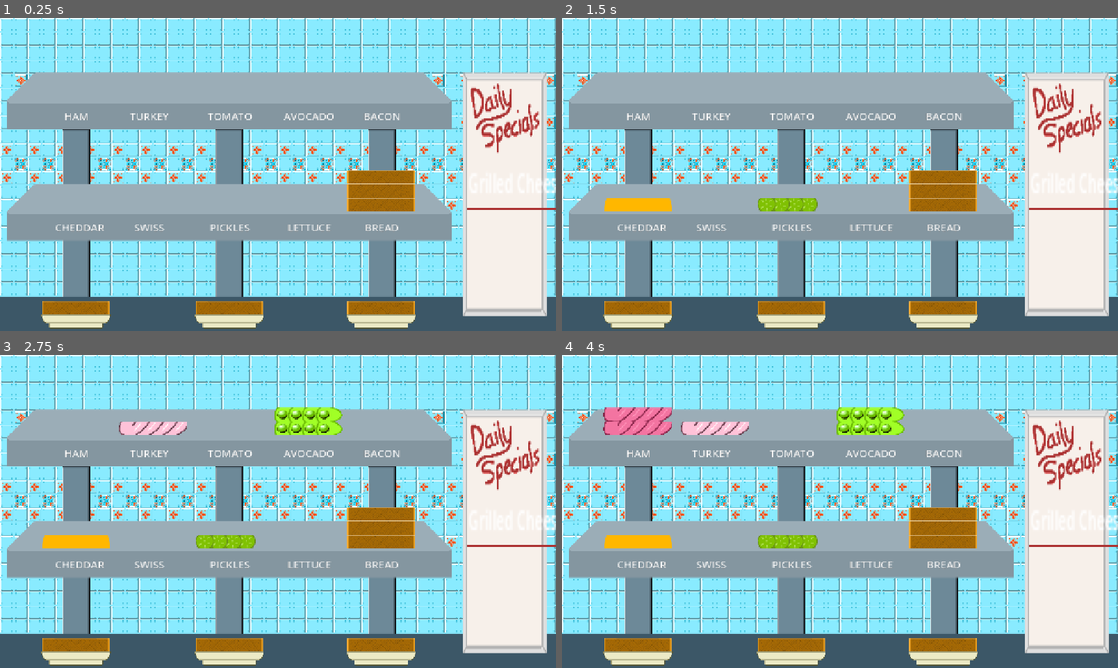
Above: before the commit, frames 1-4 (two rows, left to right).
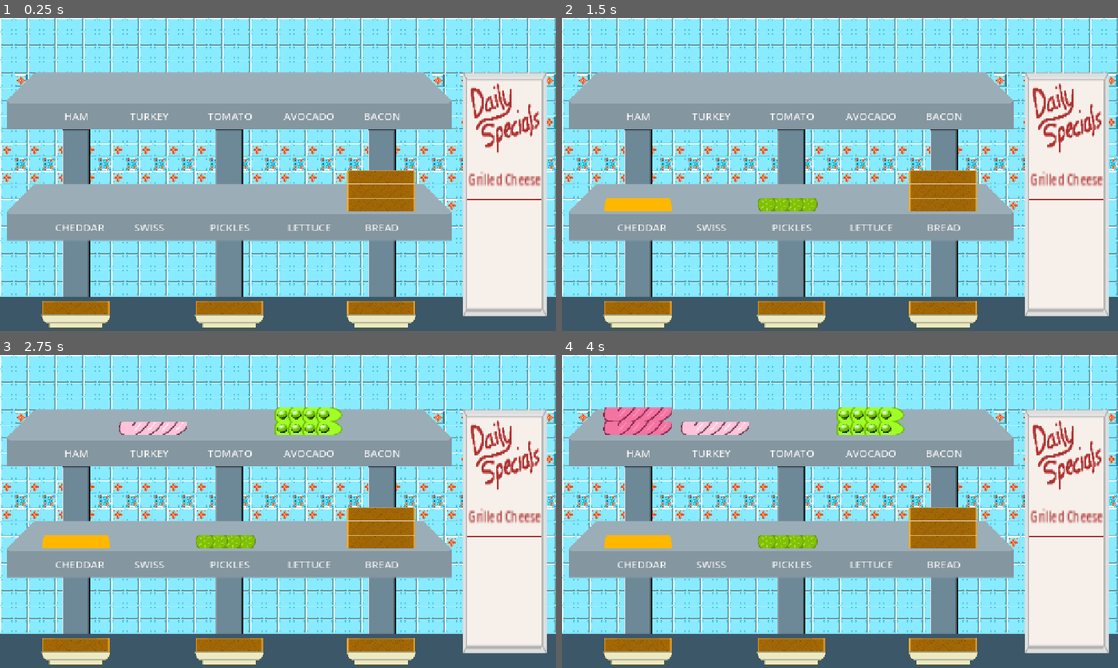
Above: after the commit, the same moments.

Repository: hachitomo/sandwich-slammer
Game: Godot game, scene res://scenes/game.tscn
Two runs of this game, one before a commit and one after it. Both use one fixed random seed, a clock stepped at 60 frames per second and the inputs below.
Inputs:
- Up to frame 1 (0.25 s): no input
- Up to frame 2 (1.5 s): tap Enter (ui_accept) at 0.5, 0.77 s; hold Right (ui_right) 0.53-1.28 s; hold Down (ui_down) from 1.28 s (still down)
- Up to frame 3 (2.75 s): tap Enter (ui_accept) at 1.52, 2 s; release Down (ui_down) at 2.03 s; hold Right (ui_right) from 2.03 s (still down)
- Up to frame 4 (4 s): release Right (ui_right) at 2.78 s; hold Up (ui_up) 2.78-3.53 s; tap Enter (ui_accept) at 3.02, 3.5, 3.77 s; hold Left (ui_left) from 3.53 s (still down)

The runs differ from the first frame. In frame 1, 0.6% of the frame differs, in the area x 84-100%, y 48-62%; in frame 2, 0.6%; in frame 3, 0.6%; in frame 4, 0.6%.

Commit message:
it's totally a game now holy shit

Diff:
--- a/scenes/game.gd
+++ b/scenes/game.gd
@@ -17,6 +17,7 @@
 const plate_sfx = preload("res://assets/audio/sfx/plate.wav")
 const wrong_sfx = preload("res://assets/audio/sfx/wrong.wav")
 const slam_sfx = preload("res://assets/audio/sfx/slam.wav")
+const orderup_sfx = preload("res://assets/audio/sfx/orderup.wav")
 #const waiting_bg_music = preload("res://assets/audio/knives.mp3")
 
 var ingredient_zero_point: Vector2
@@ -27,6 +28,8 @@
 var refresh_points = false
 var menu = true
 var count = 0
+var replenish_amount = 3
+var cur_replenish_amout = 0
 
 #var select_region = Rect2(166,41,81,88)
 #var place_region = Rect2(162,0,155,32)
@@ -43,8 +46,27 @@
 	$IngredientSelections.selected.connect(select_ingredient)
 	$SandwichSelections.selected.connect(select_sandwich)
 	$Sandwich1.orderup.connect($SpecialsBoard.score)
+	$Sandwich1.orderup.connect(orderup_sound)
+	$Sandwich1.orderup.connect(replenish_ingredients)
 	add_ingredient_points()
 	add_sandwich_points()
+
+func orderup_sound(_order: Order) -> void:
+	play_sfx(plate_sfx)
+	var _t = Timer.new()
+	_t.wait_time = 0.5
+	_t.one_shot = true
+	_t.timeout.connect(_order_up_play.bind(_t))
+	add_child(_t)
+	_t.start()
+
+func replenish_ingredients(_order: Order) -> void:
+	if replenish_amount > 0:
+		$ReplenishmentTimer.start()
+
+func _order_up_play(_t: Timer):
+	play_sfx(orderup_sfx)
+	remove_child(_t)
 
 func _process(_delta: float) -> void:
 	if init:
@@ -266,8 +288,16 @@
 		$IngredientSelections.set_focus(true)
 		play_music(game_bg_music)
 
-func serve_sandwich() -> void:
-	pass
+func _on_replenish_timer_timeout() -> void:
+	selecting = false
+	if replenish_amount > 0 and cur_replenish_amout < replenish_amount:
+		plus_ingredient()
+		cur_replenish_amout += 1
+	elif replenish_amount > 0:
+		cur_replenish_amout = 0
+		replenish_amount -= 1
+		$ReplenishmentTimer.stop()
+		selecting = true
 
 func play_music(music: Resource) -> void:
 	if $BGMusicPlayer.playing:
--- a/scenes/game.tscn
+++ b/scenes/game.tscn
@@ -160,6 +160,9 @@
 [node name="InitDelayTimer" type="Timer" parent="." unique_id=658647169]
 wait_time = 0.5
 
+[node name="ReplenishmentTimer" type="Timer" parent="." unique_id=1933189254]
+wait_time = 0.5
+
 [node name="IngredientSelections" parent="." unique_id=1519003377 instance=ExtResource("5_iywne")]
 script = ExtResource("6_p57ef")
 mode = 2
@@ -185,3 +188,4 @@
 scale = Vector2(2, 3.5)
 
 [connection signal="timeout" from="InitDelayTimer" to="." method="_on_init_delay_timer_timeout"]
+[connection signal="timeout" from="ReplenishmentTimer" to="." method="_on_replenish_timer_timeout"]
--- a/scenes/whiteboard.gd
+++ b/scenes/whiteboard.gd
@@ -11,7 +11,7 @@
 	daily_special = Types.all_recipes.pick_random()
 
 func _ready() -> void:
-	$BG/Specials/DailySpecial.text = Types.recipe_name(daily_special)
+	$Specials/DailySpecial.text = Types.recipe_name(daily_special)
 
 # Called every frame. 'delta' is the elapsed time since the previous frame.
 func _process(_delta: float) -> void:
@@ -21,6 +21,7 @@
 	return Types.recipe_name(daily_special)
 
 func score(order: Order) -> void:
+
 	print("Order up!!!")
 	print(Types.recipe_name(order.recipe_match))
 	print("Score: ", order.base)
--- a/scenes/whiteboard.tscn
+++ b/scenes/whiteboard.tscn
@@ -14,25 +14,28 @@
 region_enabled = true
 region_rect = Rect2(215, 338, 99, 162)
 
-[node name="Specials" type="VBoxContainer" parent="BG" unique_id=1276349011]
-offset_left = -42.0
-offset_top = -19.0
-offset_right = 40.0
-offset_bottom = 7.0
-
-[node name="SpecialsLabelSprite" type="Sprite2D" parent="BG/Specials" unique_id=1080627983]
-position = Vector2(42, -30.75)
+[node name="SpecialsLabelSprite" type="Sprite2D" parent="." unique_id=1080627983]
+position = Vector2(0, -49.75)
 scale = Vector2(1, 0.8684211)
 texture = ExtResource("1_q8y3l")
 region_enabled = true
 region_rect = Rect2(330, 342, 84, 57)
 
-[node name="DailySpecial" type="Label" parent="BG/Specials" unique_id=1559664848]
+[node name="Specials" type="VBoxContainer" parent="." unique_id=1276349011]
+offset_left = -42.0
+offset_top = -19.0
+offset_right = 40.0
+offset_bottom = 74.0
+
+[node name="DailySpecial" type="Label" parent="Specials" unique_id=1559664848]
 layout_mode = 2
+theme_override_colors/font_color = Color(0.6745098, 0.19607843, 0.19607843, 1)
+theme_override_font_sizes/font_size = 12
+horizontal_alignment = 1
 
-[node name="HSeparator" type="HSeparator" parent="BG/Specials" unique_id=1219605247]
+[node name="HSeparator" type="HSeparator" parent="Specials" unique_id=1219605247]
 layout_mode = 2
 theme_override_styles/separator = SubResource("StyleBoxLine_7us60")
 
-[node name="Orders" type="VBoxContainer" parent="BG/Specials" unique_id=1995495848]
+[node name="Orders" type="VBoxContainer" parent="Specials" unique_id=1995495848]
 layout_mode = 2
